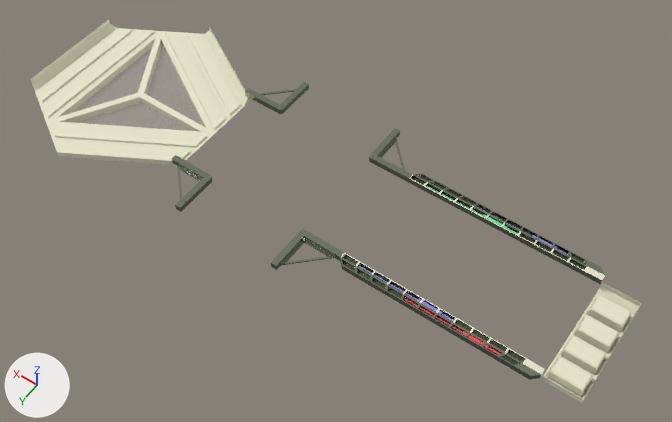
Two versions of the Blender file resources/blender/modules.blend, one commit apart.
One viewpoint serves both versions: a 50 mm lens placed at (-28.0, 72.2, 108.6), pointed at (23.5, 0.1, -4.7). Lighting does not change. The marker at lower left points along +X, +Y and +Z.

The scene before the commit, as lines of its bpy script (objects in view):
```python
ob_cube_003 = bpy.data.objects.new('Cube.003', me_cube_003)
ob_cube_003.location = (41.5, -15.0, 0.0)
ob_cube_003.rotation_euler = (0.0, 0.0, 1.571)  # degrees (0, 0, 90)
ob_plane_001 = bpy.data.objects.new('Plane.001', me_plane_001)
ob_plane_001.location = (-16.0, -8.0, -3.0)
ob_plane_002 = bpy.data.objects.new('Plane.002', me_plane_002)
ob_plane_002.location = (-16.0, -8.0, -5.9)
ob_plane_003 = bpy.data.objects.new('Plane.003', me_plane_003)
ob_plane_003.location = (-3.3, -8.0, -5.9)
ob_plane_004 = bpy.data.objects.new('Plane.004', me_plane_004)
ob_plane_004.location = (-9.6, -8.0, -5.9)
ob_plane_005 = bpy.data.objects.new('Plane.005', me_plane_005)
ob_plane_005.location = (-16.0, -4.0, -5.9)
ob_plane_006 = bpy.data.objects.new('Plane.006', me_plane_006)
ob_plane_006.location = (-3.3, -4.0, -5.9)
ob_plane_007 = bpy.data.objects.new('Plane.007', me_plane_007)
ob_plane_007.location = (-9.6, -4.0, -5.9)
ob_plane_008 = bpy.data.objects.new('Plane.008', me_plane_008)
ob_plane_008.location = (-16.0, 0.1, -5.9)
# also in view: 'Plane.023' at (-19.0, 0.0, -2.5); 'Cube.001' at (19.7, 12.2, -0.5); 'Plane.016' at (0.0, 9.5, -0.5); 'Plane.019' at (63.9, 0.0, -2.7); 'Cube' at (19.8, -12.2, -0.5)
```
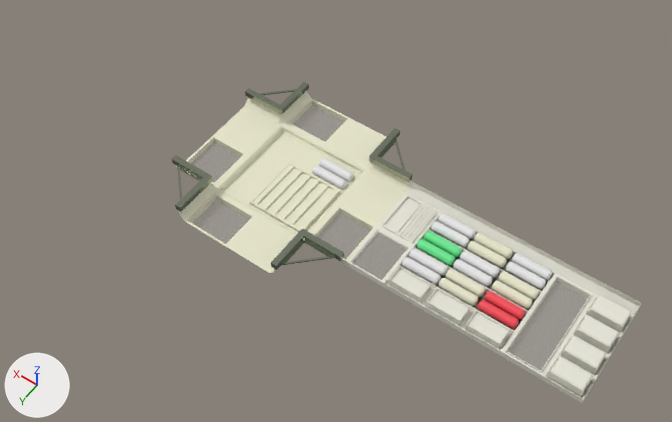
What differs and where, as boxes [x1, y1, x2, y2] in the pictures (672 x 422 px):
```json
{"object": "Plane.019", "change": "hidden", "before": [31, 19, 248, 165]}
{"object": "Plane.017", "change": "shown", "after": [176, 91, 410, 273]}
{"object": "Plane.001", "change": "shown", "after": [342, 181, 602, 379]}
{"object": "Plane", "change": "shown", "after": [250, 162, 340, 232]}
{"object": "Plane.016", "change": "hidden", "before": [340, 253, 545, 380]}
{"object": "Plane.011", "change": "hidden", "before": [409, 173, 605, 284]}
{"object": "Plane.008", "change": "shown", "after": [477, 291, 525, 329], "on screen": "red"}
{"object": "Plane.005", "change": "shown", "after": [492, 272, 539, 309]}
{"object": "Plane.010", "change": "shown", "after": [439, 269, 485, 306]}
{"object": "Plane.002", "change": "shown", "after": [506, 253, 552, 289]}
{"object": "Plane.007", "change": "shown", "after": [453, 251, 499, 287]}
{"object": "Plane.009", "change": "shown", "after": [402, 249, 448, 285]}
{"object": "Plane.004", "change": "shown", "after": [467, 233, 513, 268]}
{"object": "Plane.006", "change": "shown", "after": [417, 231, 462, 266], "on screen": "green"}
{"object": "Plane.003", "change": "shown", "after": [431, 213, 476, 247]}
{"object": "Plane.018", "change": "shown", "after": [312, 158, 354, 189]}
{"object": "Plane.015", "change": "hidden", "before": [403, 298, 501, 355]}
{"object": "Plane.014", "change": "hidden", "before": [358, 266, 454, 322]}
{"object": "Plane.012", "change": "hidden", "before": [426, 186, 518, 234]}
{"object": "Plane.013", "change": "hidden", "before": [477, 207, 568, 255]}
```

The change, as JSON lines over the scene's bpy script:
```json
{"op": "remove", "block": "ob_plane_001", "code": "ob_plane_001.hide_set(True)  # its collection is switched off"}
{"op": "remove", "block": "ob_plane_002", "code": "ob_plane_002.hide_set(True)  # its collection is switched off"}
{"op": "remove", "block": "ob_plane_003", "code": "ob_plane_003.hide_set(True)  # its collection is switched off"}
{"op": "remove", "block": "ob_plane_004", "code": "ob_plane_004.hide_set(True)  # its collection is switched off"}
{"op": "remove", "block": "ob_plane_005", "code": "ob_plane_005.hide_set(True)  # its collection is switched off"}
{"op": "remove", "block": "ob_plane_006", "code": "ob_plane_006.hide_set(True)  # its collection is switched off"}
{"op": "remove", "block": "ob_plane_007", "code": "ob_plane_007.hide_set(True)  # its collection is switched off"}
{"op": "remove", "block": "ob_plane_008", "code": "ob_plane_008.hide_set(True)  # its collection is switched off"}
{"op": "remove", "block": "ob_plane_009", "code": "ob_plane_009.hide_set(True)  # its collection is switched off"}
{"op": "remove", "block": "ob_plane_010", "code": "ob_plane_010.hide_set(True)  # its collection is switched off"}
{"op": "add", "block": "ob_plane_011", "code": "ob_plane_011.hide_set(True)  # its collection is switched off"}
{"op": "add", "block": "ob_plane_016", "code": "ob_plane_016.hide_set(True)  # its collection is switched off"}
{"op": "add", "block": "ob_plane_012", "code": "ob_plane_012.hide_set(True)  # its collection is switched off"}
{"op": "add", "block": "ob_plane_013", "code": "ob_plane_013.hide_set(True)  # its collection is switched off"}
{"op": "add", "block": "ob_plane_014", "code": "ob_plane_014.hide_set(True)  # its collection is switched off"}
{"op": "add", "block": "ob_plane_015", "code": "ob_plane_015.hide_set(True)  # its collection is switched off"}
{"op": "remove", "block": "ob_plane", "code": "ob_plane.hide_set(True)  # its collection is switched off"}
{"op": "remove", "block": "ob_plane_017", "code": "ob_plane_017.hide_set(True)  # its collection is switched off"}
{"op": "remove", "block": "ob_plane_018", "code": "ob_plane_018.hide_set(True)  # its collection is switched off"}
{"op": "add", "block": "ob_plane_019", "code": "ob_plane_019.hide_set(True)  # its collection is switched off"}
```
